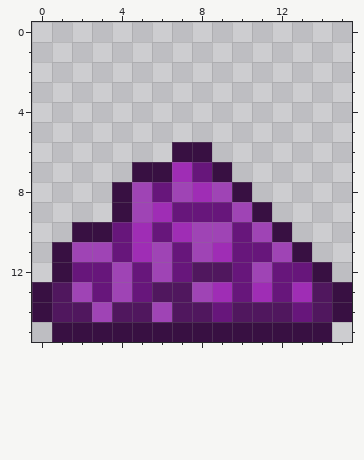
Pixel-art sprite, stored at public/images/ui/inventory/inv_florite.png. The picture above was drawn from the file before the commit.
The file is 32x32 pixels, drawn in blocks of 2x2; one block is one cell here.
New version:
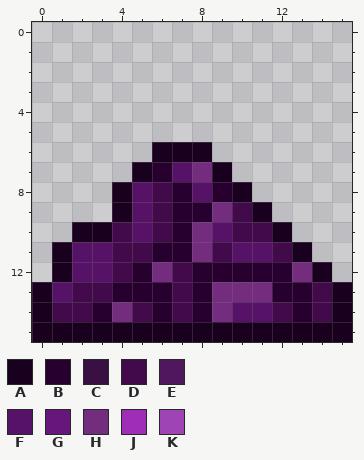
Palette (. is transparent): A #1a001f  B #28002f  C #381042  D #430a4b  E #50175e  F #561266  G #67167b  H #742c7e  J #9f2db5  K #9f44b5
Difference:
Changed rows in their new state; - is an unchanged pixel.
first column x 0:
 6 ------AAA-------
 7 -----ABFHA------
 8 ----AFDBFBA-----
 9 ----AFDBBHDA----
10 --AADFDBHFDDA---
11 -AFFDDBBHDFFDA--
12 -AFFDBHDBBBBBHA-
13 AFDDBBBDBHHHBBDA
14 ADDBHDBDBHFFDBDA
15 AAAAAAAAAAAAAAAA
Changed places in both pictures, as pixel boxes (x1, y1, x2, y2):
changed: (32, 142, 352, 342)
